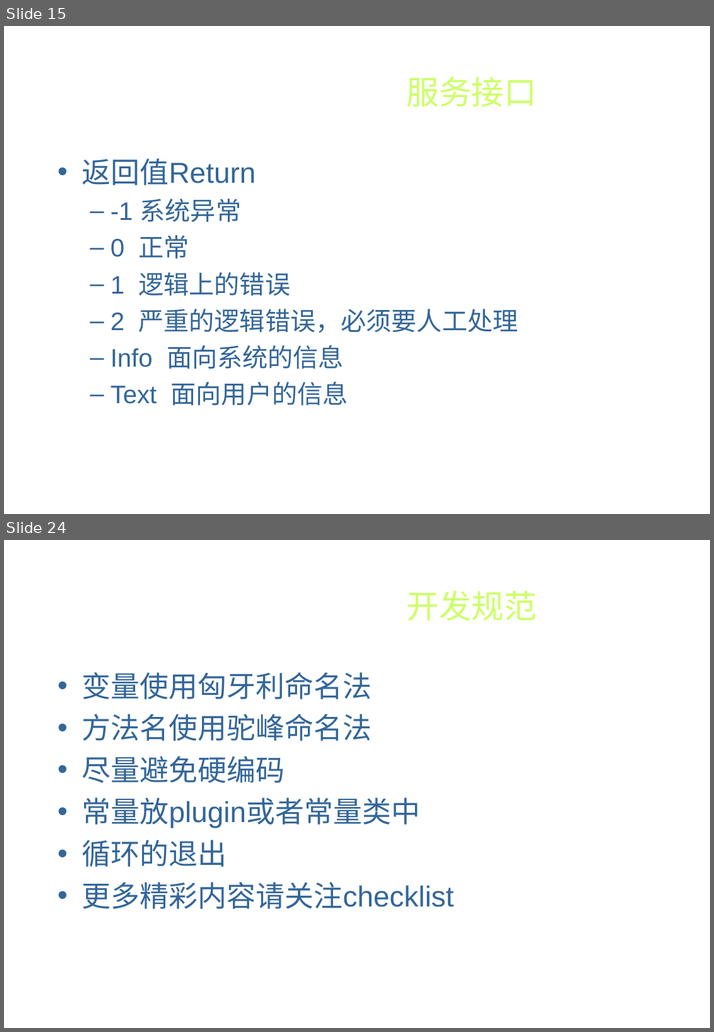
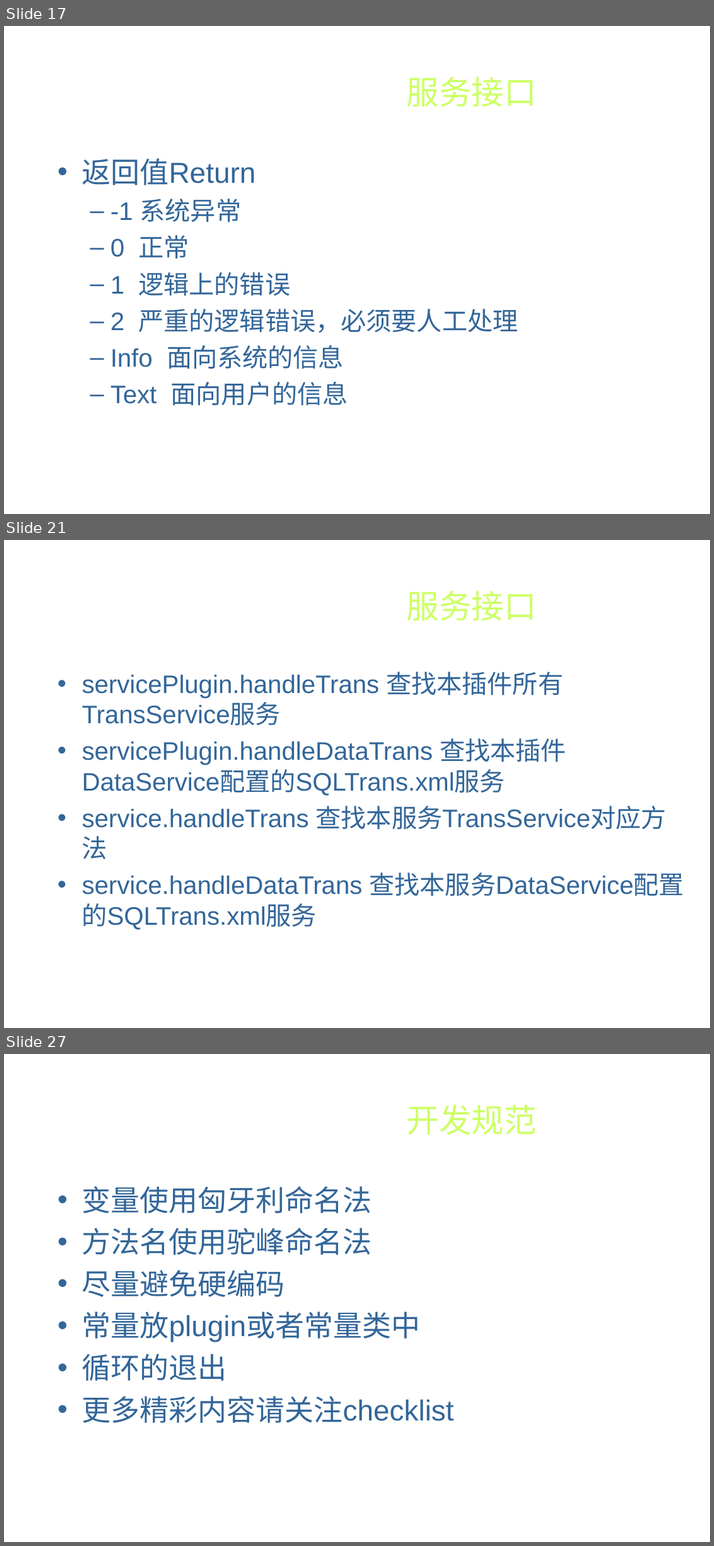
Before and after one commit to xiaowenzigege/CDO, a slide deck: CDODesign/Design/architecture/CDO服务插件开发.ppt. Shown one above the other, each under a label of ours: slides 15 and 24 before the commit, slides 17, 21 and 27 after it; the slides between them are not shown. The pictures are 714x1032 and 714x1546 pixels, drawn with LibreOffice and Linux fonts; fonts in the diff are those of the drawing; background and template pictures are left out. Boxes give left, top, right and bottom in pixels: in the first picture for what was removed or moved away, otherwise in the second. Text is boxed around its words. In the diff, an @@ line names an element or a change of style, - is before the commit and + after.

```diff
--- a/CDODesign/Design/architecture/CDO服务插件开发.ppt
+++ b/CDODesign/Design/architecture/CDO服务插件开发.ppt
@@ slide 21 added at bbox=[4, 540, 710, 1028], background picture (left out) @@
@@ title added at bbox=[406, 590, 536, 621], 36 pt, text #CCFF66 @@
+服务接口
@@ text added at bbox=[82, 672, 684, 930], 28 pt, text #336699 @@
+• servicePlugin.handleTrans 查找本插件所有TransService服务
+• servicePlugin.handleDataTrans 查找本插件DataService配置的SQLTrans.xml服务
+• service.handleTrans 查找本服务TransService对应方法
+• service.handleDataTrans 查找本服务DataService配置的SQLTrans.xml服务
@@ what was slide 15 is now slide 17 @@
@@ what was slide 24 is now slide 27 @@
```
Also in this commit, not shown: 11 slides changed, 8 other slides added, 6 slides removed, 1 other file.
